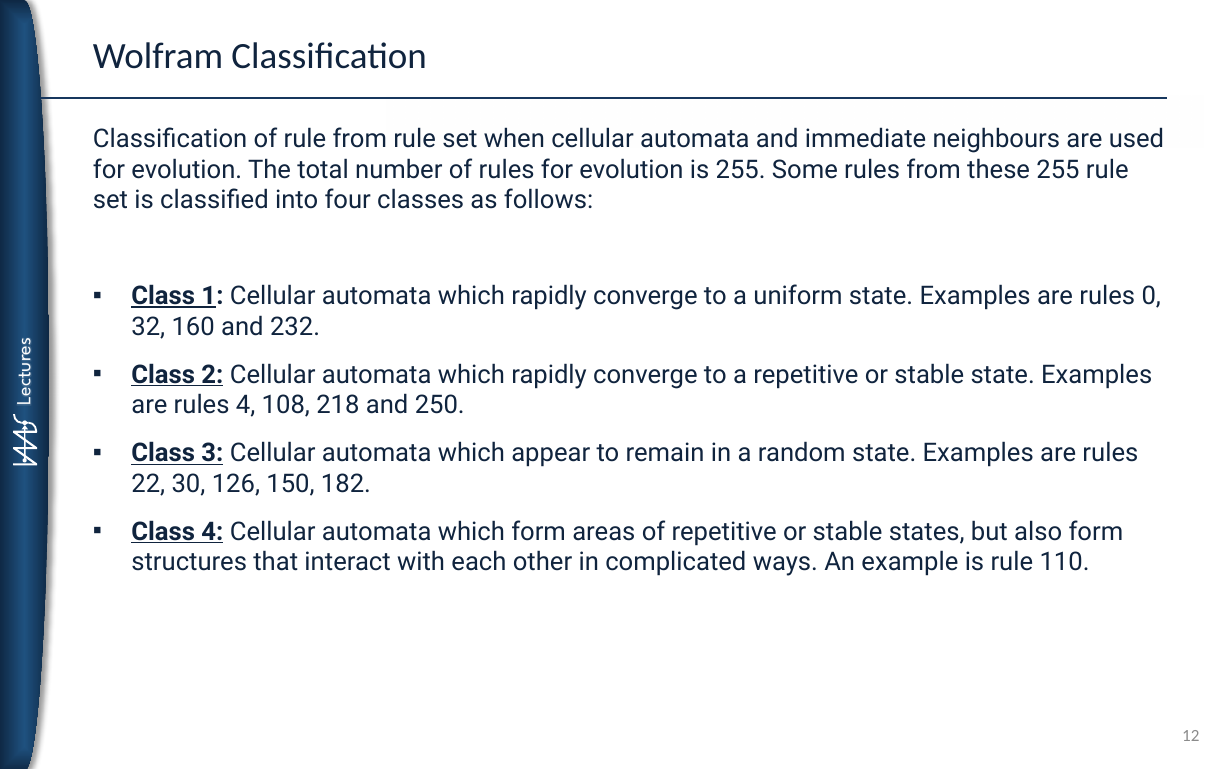
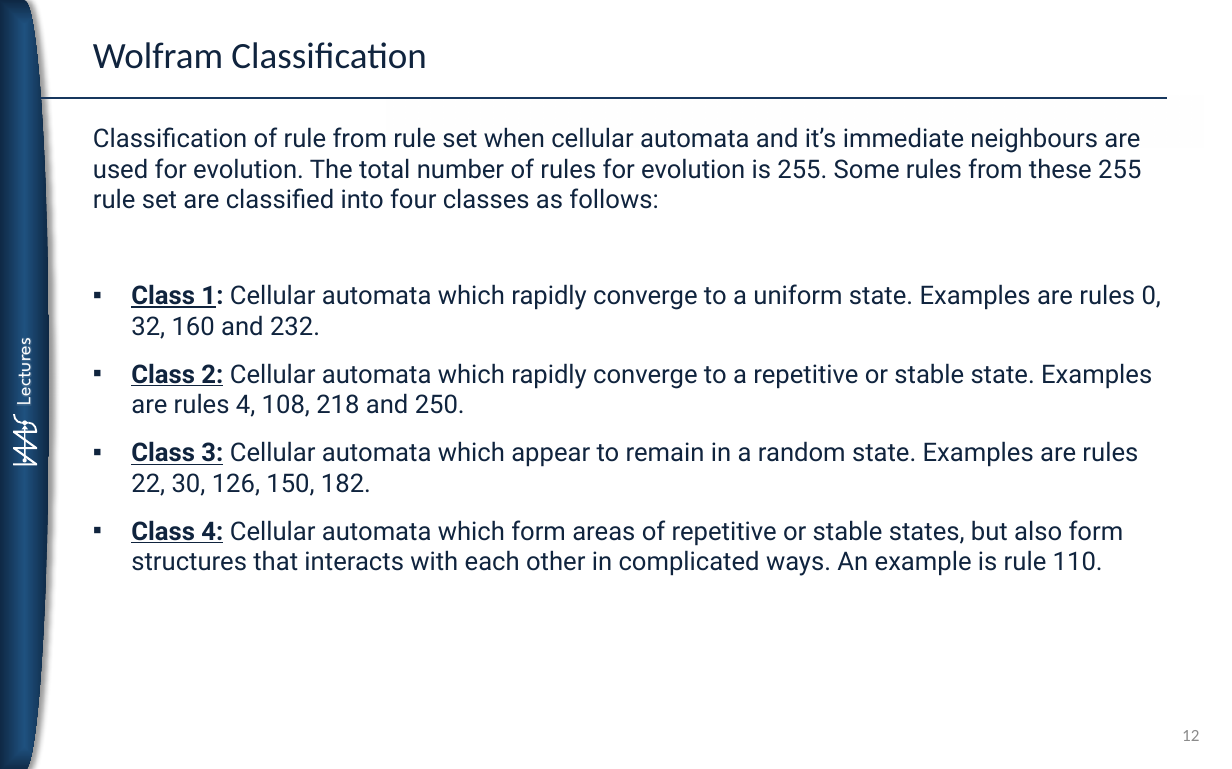
Before and after one commit to koushik1703/cloudsim, a slide deck: slide 12 of Cellular Automata for Cloud Resource Allocation.pptx. Drawn at 1232x769 pixels with LibreOffice and Linux fonts; fonts in the diff are those of the drawing. Boxes give left, top, right and bottom in pixels: in the first picture for what was removed or moved away, otherwise in the second. Text is boxed around its words. In the diff, an @@ line names an element or a change of style, - is before the commit and + after.

```diff
--- a/Cellular Automata for Cloud Resource Allocation.pptx
+++ b/Cellular Automata for Cloud Resource Allocation.pptx
@@ text at [93,127,1141,209]: text changed @@
-Classification of rule from rule set when cellular automata and immediate neighbours are used for evolution. The total number of rules for evolution is 255. Some rules from these 255 rule set is classified into four classes as follows:
+Classification of rule from rule set when cellular automata and it’s immediate neighbours are used for evolution. The total number of rules for evolution is 255. Some rules from these 255 rule set are classified into four classes as follows:
@@ text at [131,520,1124,576]: text changed @@
-▪ Class 4: Cellular automata which form areas of repetitive or stable states, but also form structures that interact with each other in complicated ways. An example is rule 110.
+▪ Class 4: Cellular automata which form areas of repetitive or stable states, but also form structures that interacts with each other in complicated ways. An example is rule 110.
```
Also in this commit, not shown: 6 other slides changed.
